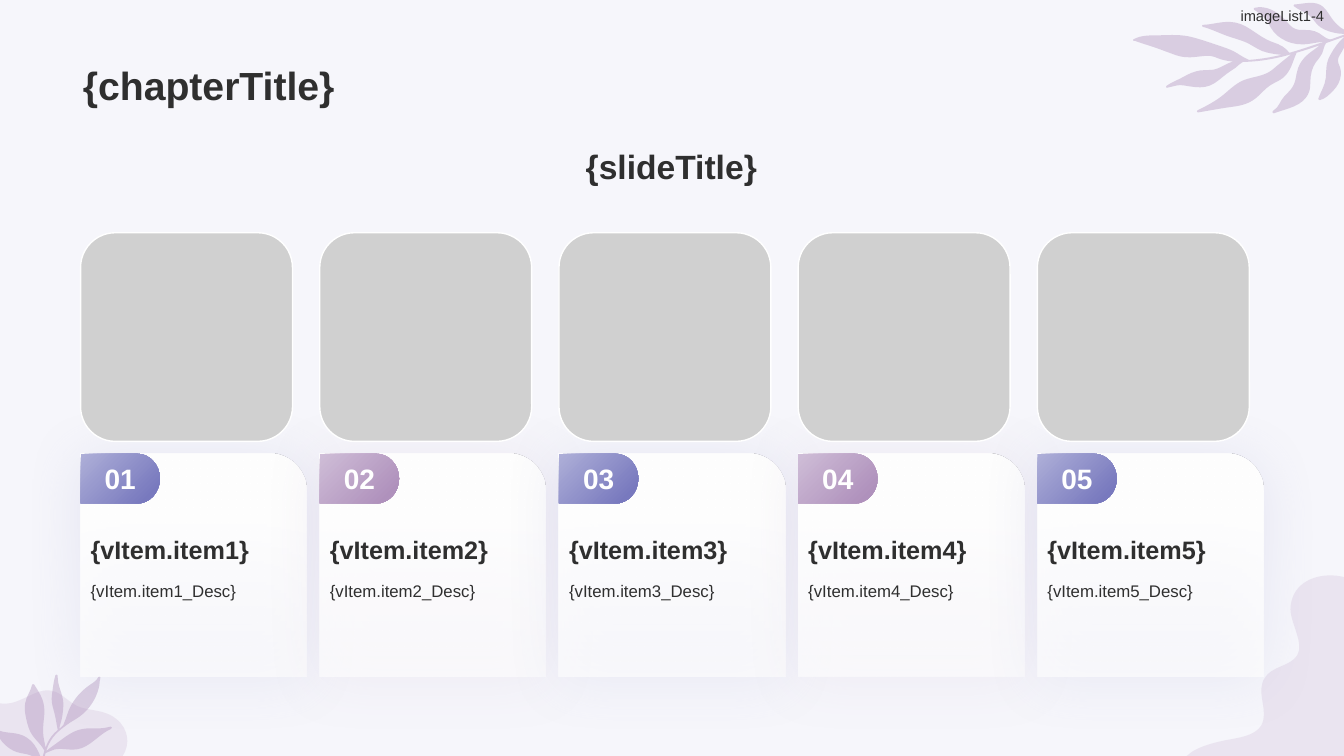
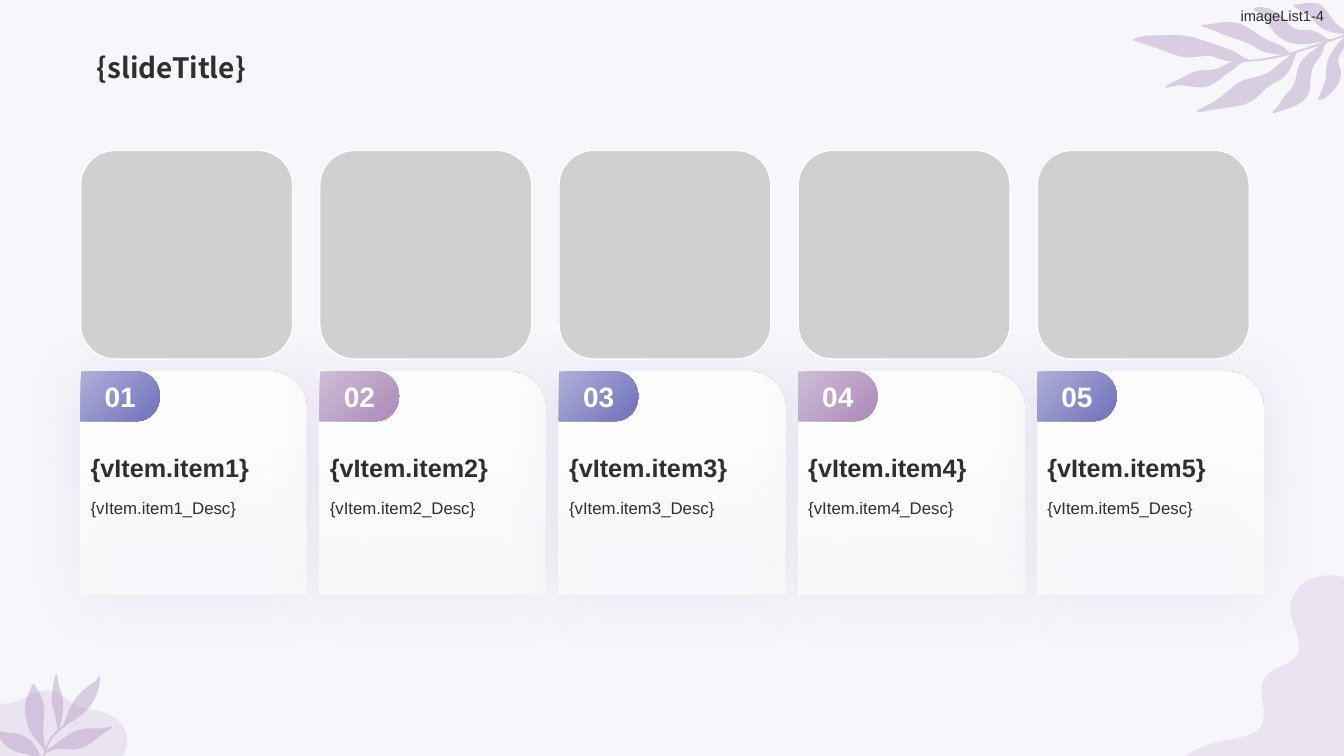
Before and after one commit to wmbamboo/bifang, a slide deck: slide 20 of frontend/public/template_ppt/template_2.pptx. Drawn at 1344x756 pixels with LibreOffice and Linux fonts; fonts in the diff are those of the drawing; grey boxes stand for pictures. Boxes give left, top, right and bottom in pixels: in the first picture for what was removed or moved away, otherwise in the second. Text is boxed around its words. In the diff, an @@ line names an element or a change of style, - is before the commit and + after.

```diff
--- a/frontend/public/template_ppt/template_2.pptx
+++ b/frontend/public/template_ppt/template_2.pptx
@@ text "{slideTitle}": place and size @@
-text "{slideTitle}" at (586,154,757,186)
+text "{slideTitle}" at (97,55,246,83)
@@ text "{slideTitle}" at (97,55,246,83): size 24 to 20 pt, font Arial to Noto Sans CJK SC; alignment centre to left; vertical alignment middle to bottom @@
@@ title removed at (83,71,335,108) @@
-{chapterTitle}
@@ 5 pictures, 5 freeform shapes, 5 texts, 5 round rects: place and size @@
-5 pictures, 5 freeform shapes, 5 texts, 5 round rects at (81,233,1263,677)
+5 pictures, 5 freeform shapes, 5 texts, 5 round rects at (81,150,1263,594)
@@ 5 texts: place and size @@
-5 texts at (91,540,1205,565)
+5 texts at (91,458,1205,483)
```
Also in this commit, not shown: 25 other slides changed, 19 other files.
